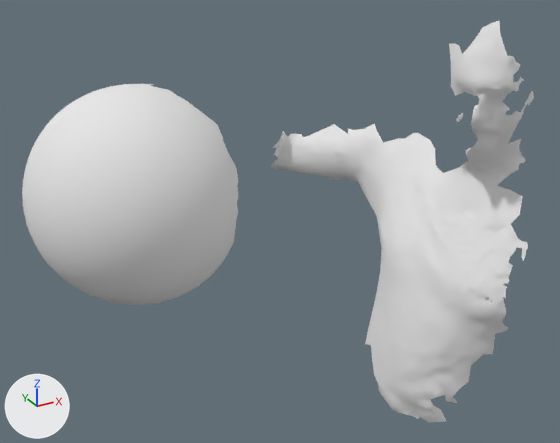
A saved change to the OBJ model res/tangential2/LargeSphere_tangential_02.000038.obj.
The view is the same before and after, from a 50 mm lens placed at (-61.0, -964.0, 427.0), pointed at (545.0, 139.0, -125.0). The lights are fixed; the arrows at lower left show +X, +Y and +Z. Where no turn or scale is listed for an object, it has been applied to the vertices.

Objects in the first picture: 'LargeSphere_tangential_02.000038'.
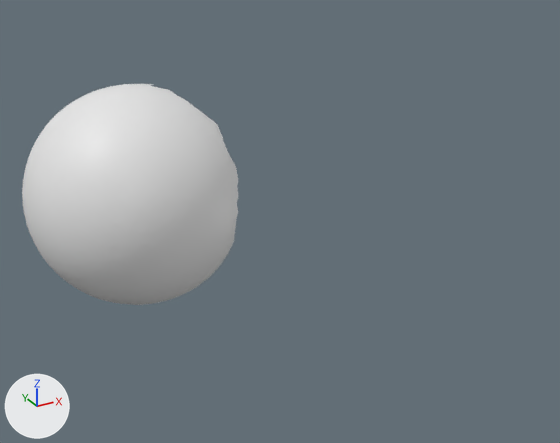
Changed parts and their boxes (x1, y1, x2, y2) in the pictures (560 x 443 px):
```json
{"object": "LargeSphere_tangential_02.000038", "change": "reshaped", "before": [22, 20, 534, 423], "after": [22, 84, 238, 305], "on screen": "58% narrower, 45% shorter"}
{"part": 1, "of": "me_largesphere_tangential_02_000038", "change": "deleted", "before": [265, 20, 534, 423]}
{"part": 2, "of": "me_largesphere_tangential_02_000038", "change": "deleted", "before": [456, 113, 463, 124]}
```

Edits to the scene script, one JSON object a line:
```json
{"block": "me_largesphere_tangential_02_000038", "where": "me_largesphere_tangential_02_000038.from_pydata(...)  # 9536 vertices, 18755 faces; spans x 94.0..956.0, y -159.0..417.0, z -553.0..221.0"}
{"block": "me_largesphere_tangential_02_000038", "where": "# used by ob_largesphere_tangential_02_000038; location = (0.0, 0.0, 0.0)"}
{"op": "remove", "block": "me_largesphere_tangential_02_000038", "code": "me_largesphere_tangential_02_000038.materials.append(mat_largesphere_tangential_02_000038)  # white #e7e7e7"}
{"block": "me_largesphere_tangential_02_000038", "change": "me_largesphere_tangential_02_000038 part 1: the loose piece of 3539 vertices spanning x 655.0..956.0, y -107.0..417.0, z -553.0..221.0 is deleted"}
{"block": "me_largesphere_tangential_02_000038", "change": "me_largesphere_tangential_02_000038 part 2: the loose piece of 17 vertices spanning x 815.0..818.0, y -4.0..12.0, z 48.0..71.0 is deleted"}
```
